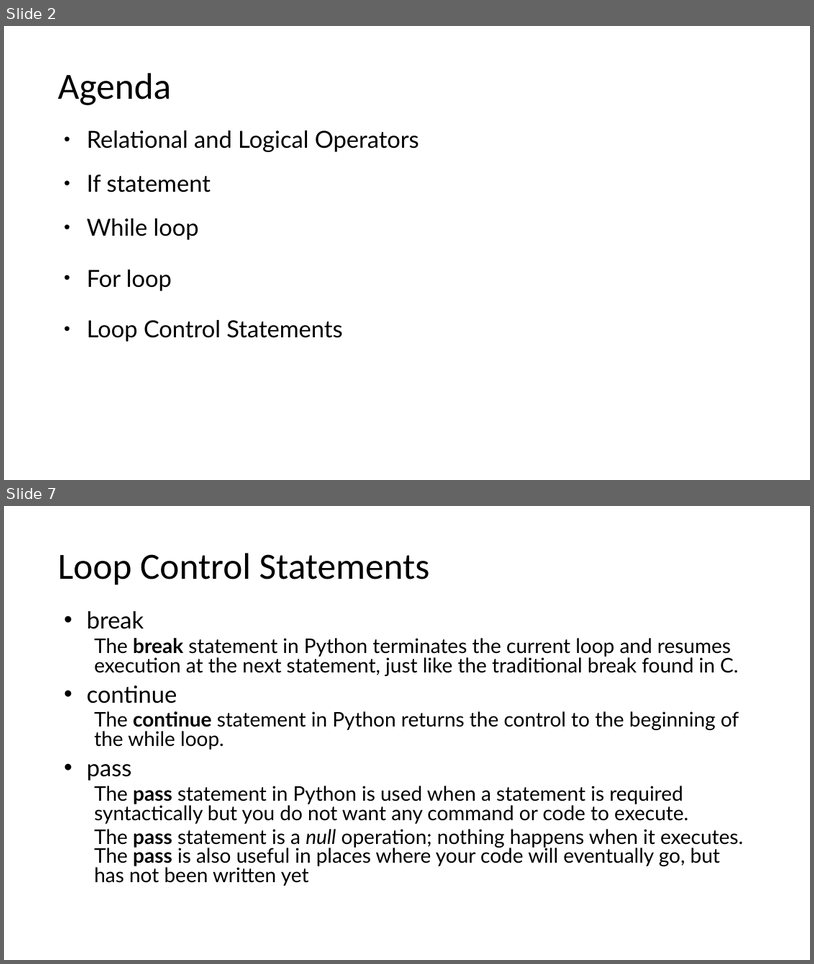
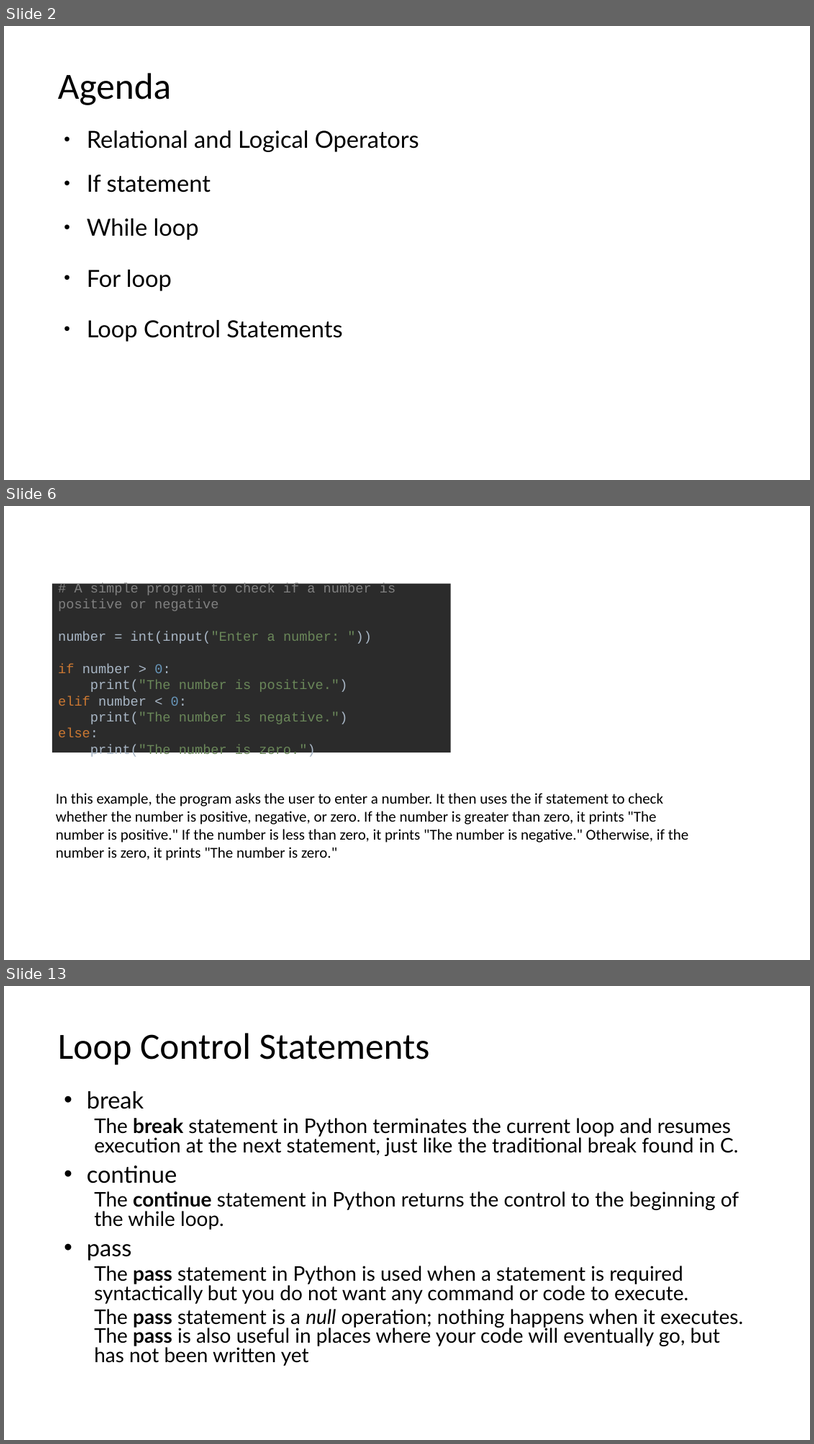
Before and after one commit to Spax04/PythonCourse, a slide deck: basic_new/Module 03 - Python Flow control.pptx. Shown one above the other, each under a label of ours: slides 2 and 7 before the commit, slides 2, 6 and 13 after it; the slides between them are not shown. The pictures are 814x964 and 814x1444 pixels, drawn with LibreOffice and Linux fonts; fonts in the diff are those of the drawing. Boxes give left, top, right and bottom in pixels: in the first picture for what was removed or moved away, otherwise in the second. Text is boxed around its words. In the diff, an @@ line names an element or a change of style, - is before the commit and + after.

```diff
--- a/basic_new/Module 03 - Python Flow control.pptx
+++ b/basic_new/Module 03 - Python Flow control.pptx
@@ slide 6 added at [4,506,810,960], background #FFFFFF @@
@@ rectangle added at [52,584,451,752], fill #2B2B2B, 16 pt, text #6A8759 @@
+# A simple program to check if a number is positive or negative
+number = int(input("Enter a number: "))
+if number > 0:
+print("The number is positive.")
+elif number < 0:
+print("The number is negative.")
+else:
+print("The number is zero.")
@@ text added at [56,793,689,860], 18 pt, text #000000 @@
+In this example, the program asks the user to enter a number. It then uses the if statement to check whether the number is positive, negative, or zero. If the number is greater than zero, it prints "The number is positive." If the number is less than zero, it prints "The number is negative." Otherwise, if the number is zero, it prints "The number is zero."
@@ what was slide 7 is now slide 13 @@
```
Also in this commit, not shown: 4 slides changed, 5 other slides added, 1 slide removed, 10 other files.
